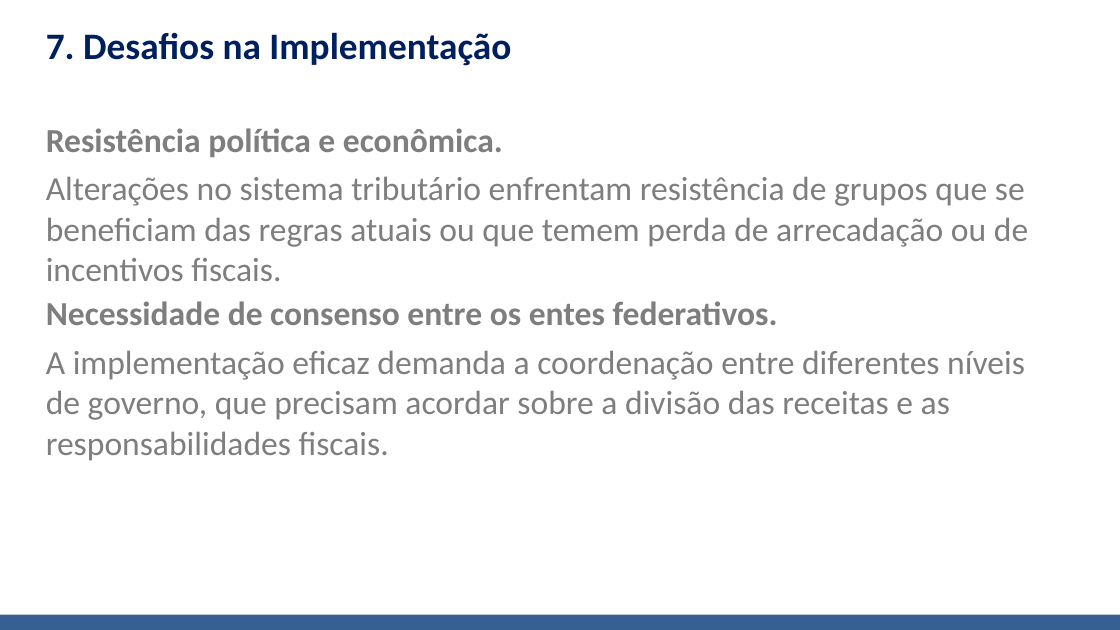
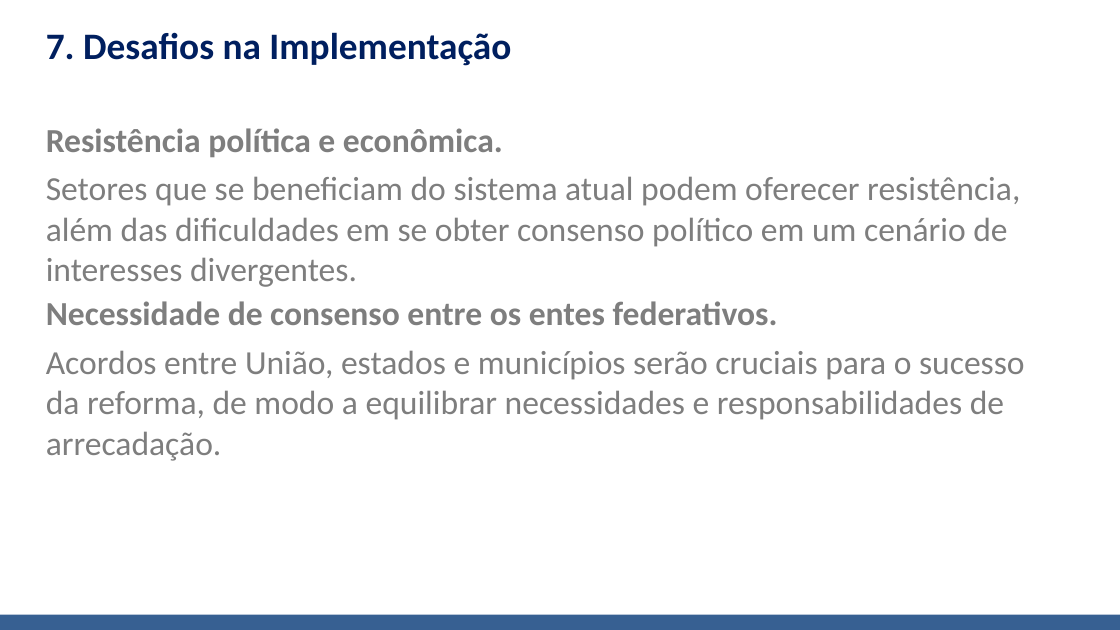
Before and after one commit to Arthur5252/apresentacao_ia, a slide deck: slide 8 of apresentacao.pptx. Drawn at 1120x630 pixels with LibreOffice and Linux fonts; fonts in the diff are those of the drawing; background and template pictures are left out. Boxes give left, top, right and bottom in pixels: in the first picture for what was removed or moved away, otherwise in the second. Text is boxed around its words. In the diff, an @@ line names an element or a change of style, - is before the commit and + after.

```diff
--- a/apresentacao.pptx
+++ b/apresentacao.pptx
@@ text at [46, 176, 1020, 287]: text changed @@
-Alterações no sistema tributário enfrentam resistência de grupos que se beneficiam das regras atuais ou que temem perda de arrecadação ou de incentivos fiscais.
+Setores que se beneficiam do sistema atual podem oferecer resistência, além das dificuldades em se obter consenso político em um cenário de interesses divergentes.
@@ text at [46, 350, 1025, 461]: text changed @@
-A implementação eficaz demanda a coordenação entre diferentes níveis de governo, que precisam acordar sobre a divisão das receitas e as responsabilidades fiscais.
+Acordos entre União, estados e municípios serão cruciais para o sucesso da reforma, de modo a equilibrar necessidades e responsabilidades de arrecadação.
```
Also in this commit, not shown: 9 other slides changed, 5 other files.
